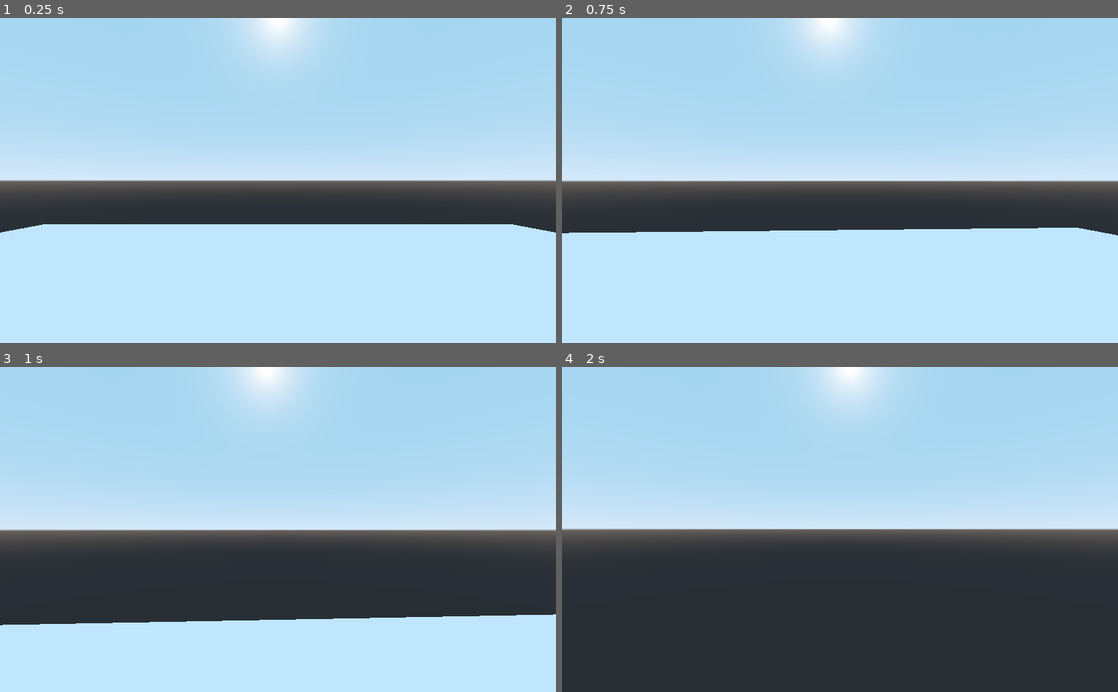
Above: before the commit, frames 1-4 (two rows, left to right).
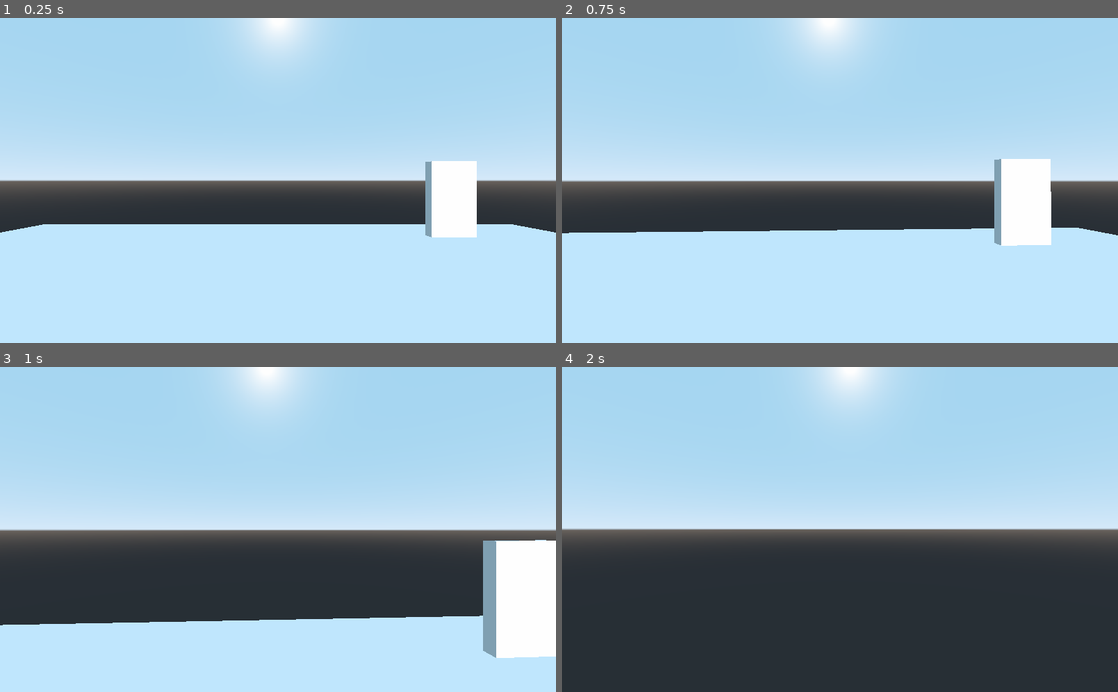
Above: after the commit, the same moments.

Repository: alizardguy/Godot-3D-test-game
Game: Godot game, scene res://Scenes/debugScene.tscn
Two runs of this game, one before a commit and one after it. Both use one fixed random seed, a clock stepped at 60 frames per second and the inputs below.
Inputs (mouse positions are in pixels of both pictures, inside the frame that each line leads up to):
- Up to frame 1 (0.25 s): no input
- Up to frame 2 (0.75 s): tap Enter at 0.5 s; move the mouse to (867, 180) at 0.52 s; hold W (move_forward) from 0.53 s (still down); tap E (player_interact) at 0.6 s
- Up to frame 3 (1 s): keep holding W (move_forward); tap Space (move_jump) at 0.77 s
- Up to frame 4 (2 s): keep holding W (move_forward); move the mouse to (812, 529) at 1.27 s; tap E (player_interact) at 1.35 s; tap Space (move_jump) at 1.52 s

The runs differ from the first frame. In frame 1, 2.2% of the frame differs, in the area x 76-86%, y 44-68%; in frame 2, 2.7%; in frame 3, 4.7%, in the area x 86-100%, y 53-90%; in frame 4, nothing differs.

Commit message:
start of a door

Diff:
--- /dev/null
+++ b/src/Prefabs/doors/basicDoor.tscn
@@ -0,0 +1,20 @@
+[gd_scene load_steps=4 format=2]
+
+[ext_resource path="res://Scripts/objects/Interaction-objects/basicDoorOpen.gd" type="Script" id=1]
+
+[sub_resource type="CubeMesh" id=1]
+size = Vector3( 1.5, 3, 0.3 )
+
+[sub_resource type="ConcavePolygonShape" id=2]
+data = PoolVector3Array( -0.75, 1.5, 0.15, 0.75, 1.5, 0.15, -0.75, -1.5, 0.15, 0.75, 1.5, 0.15, 0.75, -1.5, 0.15, -0.75, -1.5, 0.15, 0.75, 1.5, -0.15, -0.75, 1.5, -0.15, 0.75, -1.5, -0.15, -0.75, 1.5, -0.15, -0.75, -1.5, -0.15, 0.75, -1.5, -0.15, 0.75, 1.5, 0.15, 0.75, 1.5, -0.15, 0.75, -1.5, 0.15, 0.75, 1.5, -0.15, 0.75, -1.5, -0.15, 0.75, -1.5, 0.15, -0.75, 1.5, -0.15, -0.75, 1.5, 0.15, -0.75, -1.5, -0.15, -0.75, 1.5, 0.15, -0.75, -1.5, 0.15, -0.75, -1.5, -0.15, 0.75, 1.5, 0.15, -0.75, 1.5, 0.15, 0.75, 1.5, -0.15, -0.75, 1.5, 0.15, -0.75, 1.5, -0.15, 0.75, 1.5, -0.15, -0.75, -1.5, 0.15, 0.75, -1.5, 0.15, -0.75, -1.5, -0.15, 0.75, -1.5, 0.15, 0.75, -1.5, -0.15, -0.75, -1.5, -0.15 )
+
+[node name="Door" type="Spatial"]
+
+[node name="MeshInstance" type="MeshInstance" parent="."]
+mesh = SubResource( 1 )
+
+[node name="StaticBody" type="StaticBody" parent="MeshInstance"]
+script = ExtResource( 1 )
+
+[node name="CollisionShape" type="CollisionShape" parent="MeshInstance/StaticBody"]
+shape = SubResource( 2 )
--- a/src/Scenes/debugScene.tscn
+++ b/src/Scenes/debugScene.tscn
@@ -1,6 +1,7 @@
-[gd_scene load_steps=4 format=2]
+[gd_scene load_steps=5 format=2]
 
 [ext_resource path="res://Prefabs/Player/Player.tscn" type="PackedScene" id=1]
+[ext_resource path="res://Prefabs/doors/basicDoor.tscn" type="PackedScene" id=2]
 
 [sub_resource type="PlaneMesh" id=1]
 size = Vector2( 20, 20 )
@@ -23,3 +24,6 @@
 
 [node name="DirectionalLight" type="DirectionalLight" parent="."]
 transform = Transform( 1, 0, 0, 0, 0.988949, 0.148258, 0, -0.148258, 0.988949, 0, 5.44035, 0 )
+
+[node name="Door" parent="." instance=ExtResource( 2 )]
+transform = Transform( 1, 0, 0, 0, 1, 0, 0, 0, 1, 5.80293, 1.00766, -7.80328 )
--- /dev/null
+++ b/src/Scripts/objects/Interaction-objects/basicDoorOpen.gd
@@ -0,0 +1,16 @@
+extends StaticBody
+
+
+# Declare member variables here. Examples:
+# var a = 2
+# var b = "text"
+
+
+# Called when the node enters the scene tree for the first time.
+func _ready():
+	pass # Replace with function body.
+
+
+# Called every frame. 'delta' is the elapsed time since the previous frame.
+#func _process(delta):
+#	pass
